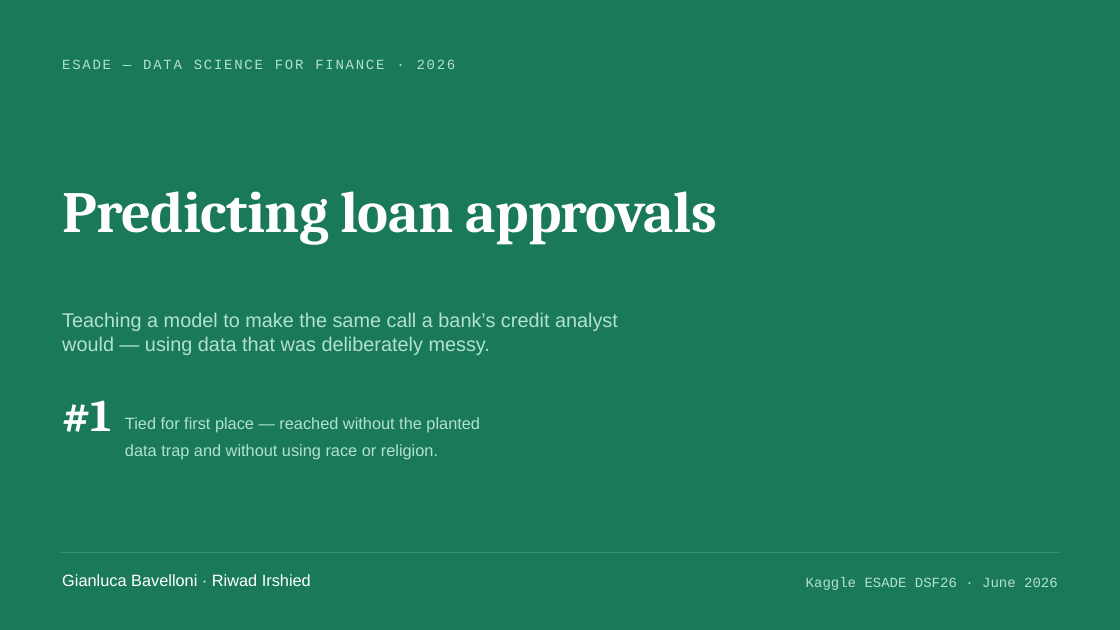
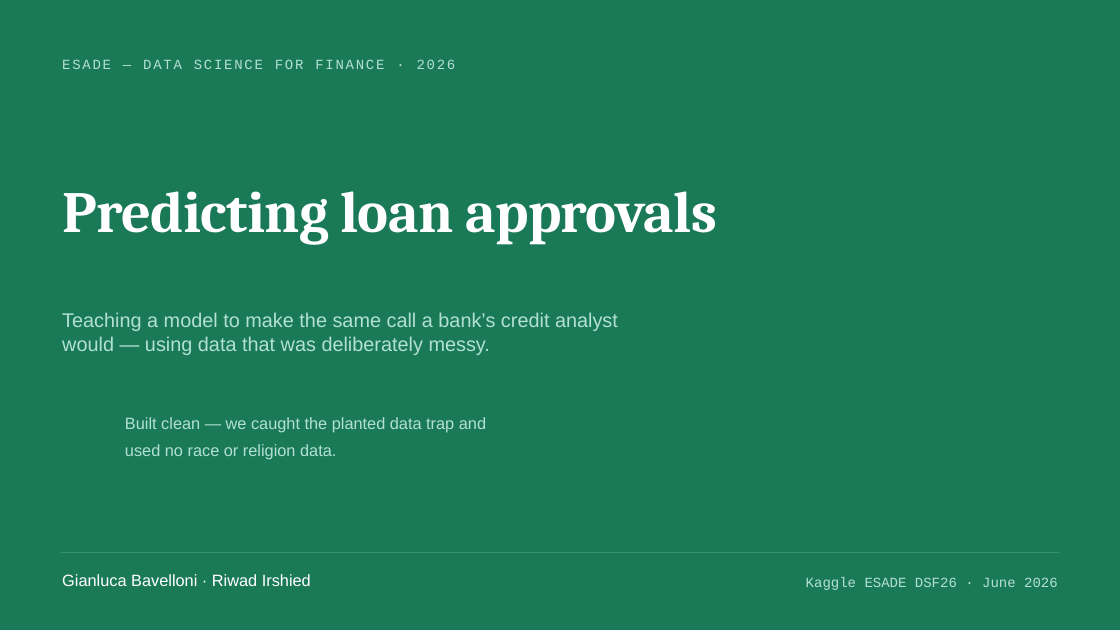
Before and after one commit to GianlucaBave/final-data-finance, a slide deck: slide 1 of presentation/Consulting_Finance_ML_Slides.pptx. Drawn at 1120x630 pixels with LibreOffice and Linux fonts; fonts in the diff are those of the drawing. Boxes give left, top, right and bottom in pixels: in the first picture for what was removed or moved away, otherwise in the second. Text is boxed around its words. In the diff, an @@ line names an element or a change of style, - is before the commit and + after.

```diff
--- a/presentation/Consulting_Finance_ML_Slides.pptx
+++ b/presentation/Consulting_Finance_ML_Slides.pptx
@@ text removed at [62, 400, 111, 432] @@
-#1
@@ text at [125, 417, 486, 460]: text changed @@
-Tied for first place — reached without the planted data trap and without using race or religion.
+Built clean — we caught the planted data trap and used no race or religion data.
```
Also in this commit, not shown: 2 other slides changed.
